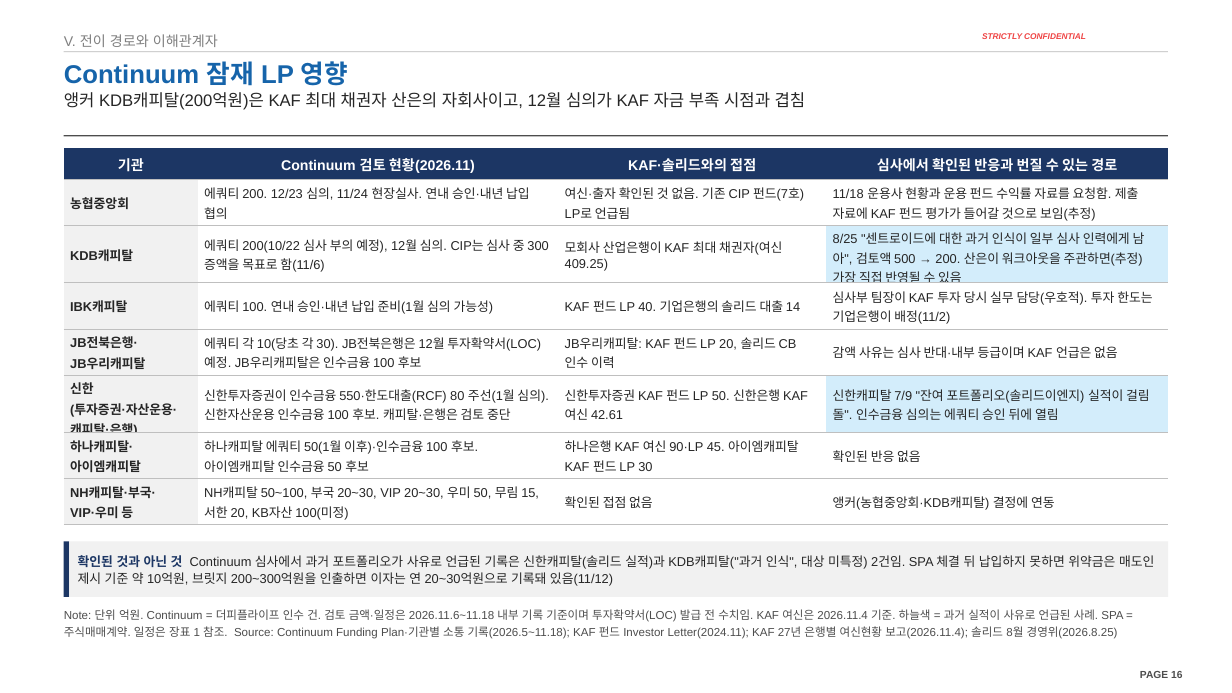
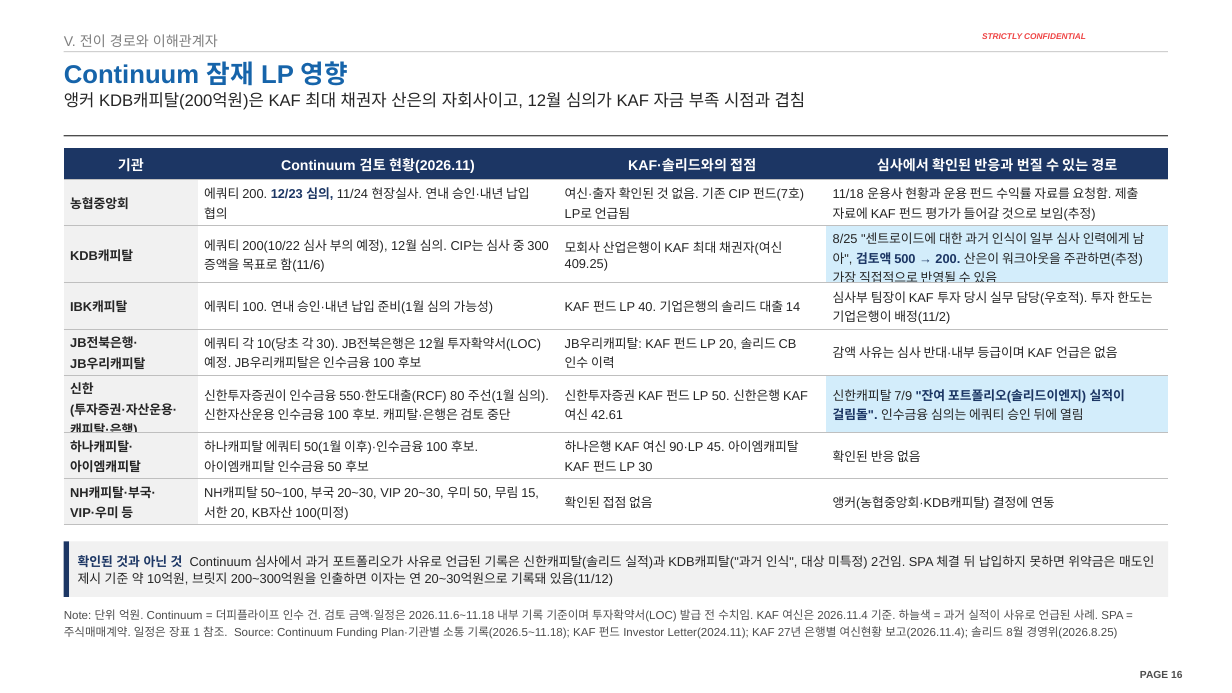
Before and after one commit to jogyesung/GS-Secretary, a slide deck: slide 16 of outputs/CIP_KAF_솔리드_자금조달차질_시나리오_20261118.pptx. Drawn at 1232x693 pixels with LibreOffice and Linux fonts; fonts in the diff are those of the drawing; background and template pictures are left out. Boxes give left, top, right and bottom in pixels: in the first picture for what was removed or moved away, otherwise in the second. Text is boxed around its words. In the diff, an @@ line names an element or a change of style, - is before the commit and + after.

```diff
--- a/outputs/CIP_KAF_솔리드_자금조달차질_시나리오_20261118.pptx
+++ b/outputs/CIP_KAF_솔리드_자금조달차질_시나리오_20261118.pptx
@@ table at (x1=64, y1=148, x2=1168, y2=525) @@
@@ row 3, column 4: "8/25 "센트로이드에 대한 과거 인식이 일부 심사 인력에게 남아", 검토액 500 → 200. 산은이 워크아웃을 주관하면(추정) 가장 직접 반영될 수 있음" to "8/25 "센트로이드에 대한 과거 인식이 일부 심사 인력에게 남아", 검토액 500 → 200. 산은이 워크아웃을 주관하면(추정) 가장 직접적으로 반영될 수 있음" @@
@@ text colour #262626 to #1C3664, bold on in "12/23 심의,", ""잔여 포트폴리오(솔리드이엔지) 실적이 걸림돌"." @@
```
Also in this commit, not shown: 15 other slides changed, 1 other file.
